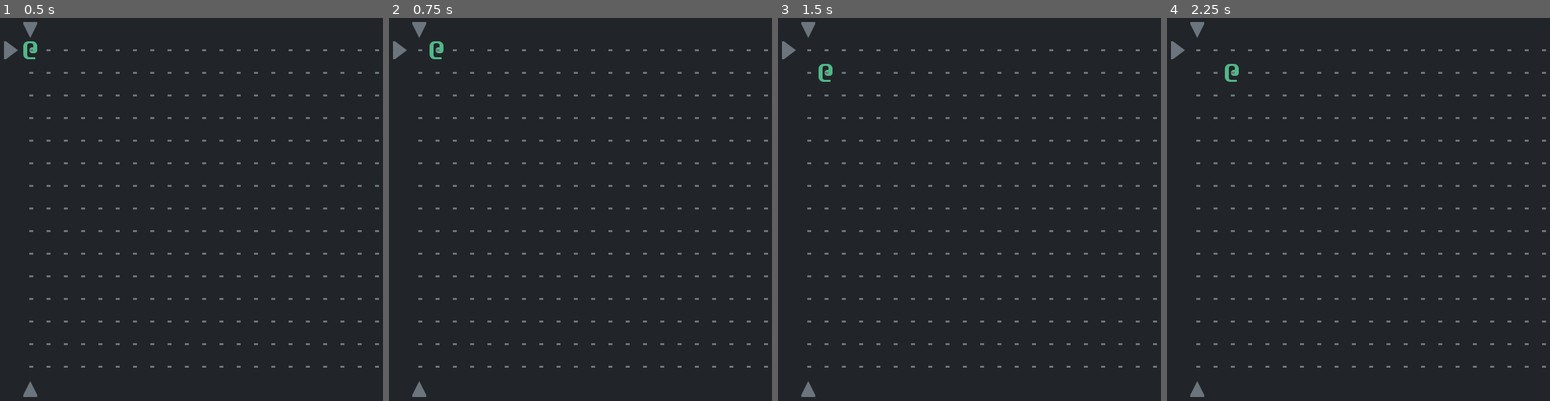
Above: before the commit, frames 1-4 (left to right).
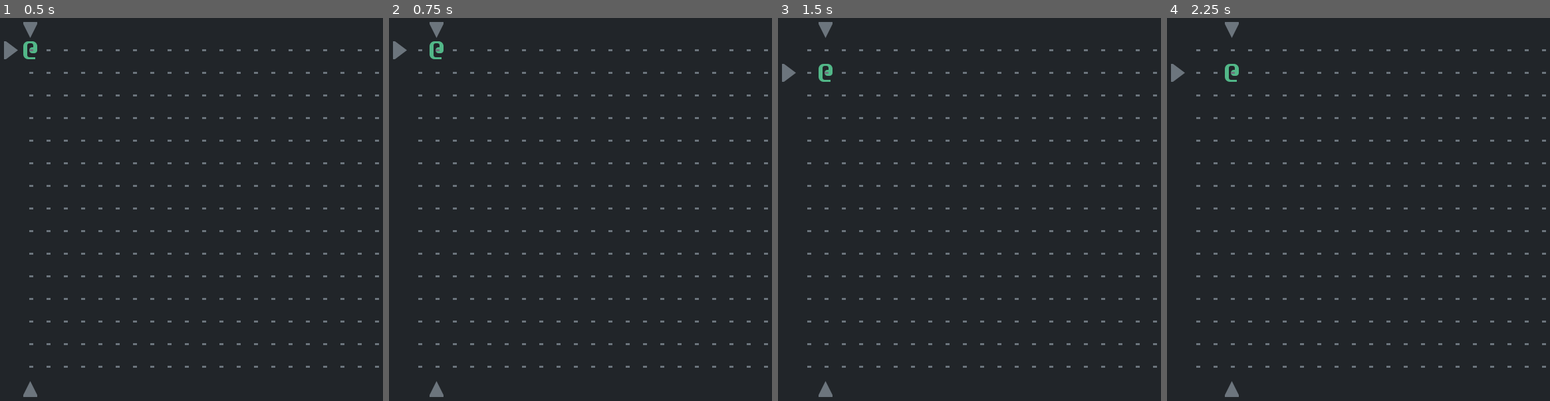
Above: after the commit, the same moments.

Repository: Bozar/godot-4-roguelike-tutorial
Game: Godot game, scene res://scene/main/main_screen.tscn
Two runs of this game, one before a commit and one after it. Both use one fixed random seed, a clock stepped at 60 frames per second and the inputs below.
Inputs:
- Up to frame 1 (0.5 s): no input
- Up to frame 2 (0.75 s): tap Enter at 0.5 s; hold D (move_right) from 0.53 s (still down)
- Up to frame 3 (1.5 s): tap Space at 1.25 s; release D (move_right) at 1.28 s; hold S (move_down) from 1.28 s (still down)
- Up to frame 4 (2.25 s): tap Enter at 2 s; release S (move_down) at 2.03 s; hold D (move_right) from 2.03 s (still down)

Frame 1 is identical in both runs. In frame 2, 0.3% of the frame differs, in the area x 6-15%, y 1-99%; in frame 3, 0.5%, in the area x 1-15%, y 1-99%; in frame 4, 0.5%.

Commit message:
Let indicator sprites follow PC.

Diff:
--- /dev/null
+++ b/autoload/sprite_state.gd
@@ -0,0 +1,9 @@
+# class_name SpriteState
+extends Node2D
+
+
+var _ref_SpriteCoord: SpriteCoord
+
+
+func move_sprite(sprite: Sprite2D, coord: Vector2i) -> void:
+    _ref_SpriteCoord.move_sprite(sprite, coord)
--- a/library/node_reference.gd
+++ b/library/node_reference.gd
@@ -4,8 +4,10 @@
 const SPRITE_ROOT: String = "SpriteRoot"
 const PC_ACTION: String = "PcAction"
 const PLAYER_INPUT: String = "PlayerInput"
+const SPRITE_COORD: String = "SpriteCoord"
 
 const SPRITE_FACTORY: String = "/root/SpriteFactory"
+const SPRITE_STATE: String = "/root/SpriteState"
 
 const SIGNAL_SPRITE_CREATED: String = "sprite_created"
 const SIGNAL_ACTION_PRESSED: String = "action_pressed"
@@ -15,7 +17,7 @@
 const SIGNAL_CONNECTIONS: Dictionary = {
     SPRITE_FACTORY: {
         SIGNAL_SPRITE_CREATED: [
-            SPRITE_ROOT, PC_ACTION,
+            SPRITE_ROOT, PC_ACTION, SPRITE_COORD,
         ],
     },
     PLAYER_INPUT: {
@@ -24,3 +26,11 @@
         ],
     },
 }
+
+
+# {source_node: [target_node_1, ...], ...}
+const NODE_CONNECTIONS: Dictionary = {
+    SPRITE_COORD: [
+        SPRITE_STATE,
+    ],
+}
--- a/project.godot
+++ b/project.godot
@@ -19,6 +19,7 @@
 [autoload]
 
 SpriteFactory="*res://autoload/sprite_factory.gd"
+SpriteState="*res://autoload/sprite_state.gd"
 
 [display]
 
--- a/scene/main/main_screen.gd
+++ b/scene/main/main_screen.gd
@@ -4,6 +4,8 @@
 
 func _ready() -> void:
     _connect_signals(NodeReference.SIGNAL_CONNECTIONS)
+    _connect_nodes(NodeReference.NODE_CONNECTIONS)
+
     RenderingServer.set_default_clear_color(Palette.get_color({},
             MainTag.BACKGROUND, true))
     $InitWorld.create_world()
@@ -31,3 +33,14 @@
                         ERR_INVALID_PARAMETER:
                     push_error("Signal error: %s -> %s, %s." %
                             [source_node, target_node, signal_name])
+
+
+func _connect_nodes(node_connections: Dictionary) -> void:
+    var source_reference: String
+    var target_nodes: Array
+
+    for source_node: String in node_connections.keys():
+        source_reference = "_ref_" + Array(source_node.split("/")).pop_back()
+        target_nodes = node_connections[source_node]
+        for target_node: String in target_nodes:
+            get_node(target_node)[source_reference] = get_node(source_node)
--- a/scene/main/main_screen.tscn
+++ b/scene/main/main_screen.tscn
@@ -1,10 +1,12 @@
-[gd_scene load_steps=6 format=3 uid="uid://drb5ql5du1mxl"]
+[gd_scene load_steps=8 format=3 uid="uid://drb5ql5du1mxl"]
 
 [ext_resource type="Script" path="res://scene/main/main_screen.gd" id="1_nhpgv"]
 [ext_resource type="Script" path="res://scene/main/sprite_root.gd" id="2_k71b2"]
 [ext_resource type="Script" path="res://scene/main/player_input.gd" id="3_d0ln7"]
 [ext_resource type="Script" path="res://scene/main/pc_action.gd" id="4_jjg8i"]
 [ext_resource type="Script" path="res://scene/main/init_world.gd" id="5_4wjyd"]
+[ext_resource type="Script" path="res://scene/main/sprite_coord.gd" id="7_4ymu5"]
+[ext_resource type="Script" path="res://scene/main/sprite_tag.gd" id="8_x038l"]
 
 [node name="MainScreen" type="Node2D"]
 script = ExtResource("1_nhpgv")
@@ -20,3 +22,9 @@
 
 [node name="InitWorld" type="Node2D" parent="."]
 script = ExtResource("5_4wjyd")
+
+[node name="SpriteCoord" type="Node2D" parent="."]
+script = ExtResource("7_4ymu5")
+
+[node name="SpriteTag" type="Node2D" parent="."]
+script = ExtResource("8_x038l")
--- a/scene/main/pc_action.gd
+++ b/scene/main/pc_action.gd
@@ -31,8 +31,4 @@
             return
 
     coord += ConvertCoord.get_coord(_pc)
-    _move(_pc, coord)
-
-
-func _move(pc: Sprite2D, coord: Vector2i) -> void:
-    pc.position = ConvertCoord.get_position(coord)
+    SpriteState.move_sprite(_pc, coord)
--- /dev/null
+++ b/scene/main/sprite_coord.gd
@@ -0,0 +1,36 @@
+class_name SpriteCoord
+extends Node2D
+
+
+const INDICATOR_AXES: Dictionary = {
+    SubTag.INDICATOR_TOP: &"x",
+    SubTag.INDICATOR_BOTTOM: &"x",
+    SubTag.INDICATOR_LEFT: &"y",
+}
+
+
+var _indicators: Dictionary = {}
+
+
+func move_sprite(sprite: Sprite2D, coord: Vector2i) -> void:
+    sprite.position = ConvertCoord.get_position(coord)
+    if sprite.is_in_group(SubTag.PC):
+        move_indicator(coord, _indicators)
+
+
+func move_indicator(coord: Vector2i, indicators: Dictionary) -> void:
+    var sprite: Sprite2D
+    var axis: StringName
+
+    for i: StringName in INDICATOR_AXES:
+        if not indicators.has(i):
+            continue
+        sprite = indicators[i]
+        axis = INDICATOR_AXES[i]
+        sprite.position[axis] = ConvertCoord.get_position(coord)[axis]
+
+
+func _on_SpriteFactory_sprite_created(sprites: Array) -> void:
+    for i: TaggedSprite in sprites:
+        if i.main_tag == MainTag.INDICATOR:
+            _indicators[i.sub_tag] = i.sprite
--- /dev/null
+++ b/scene/main/sprite_tag.gd
@@ -0,0 +1,2 @@
+class_name SpriteTag
+extends Node2D
